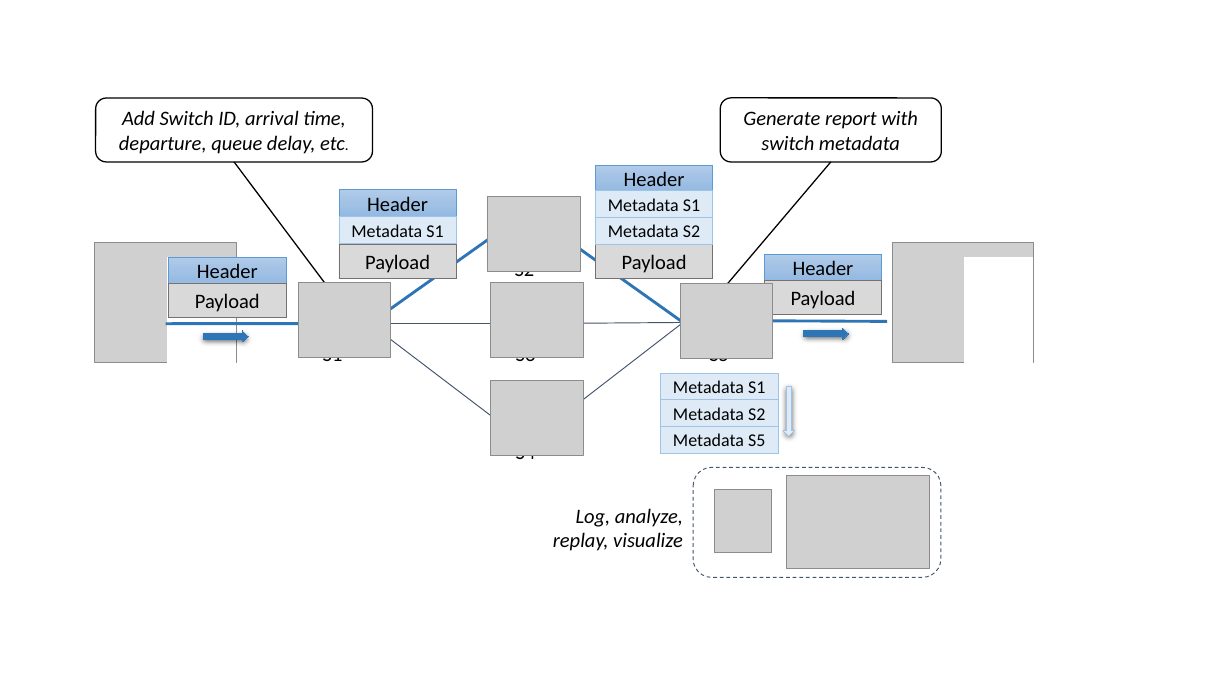
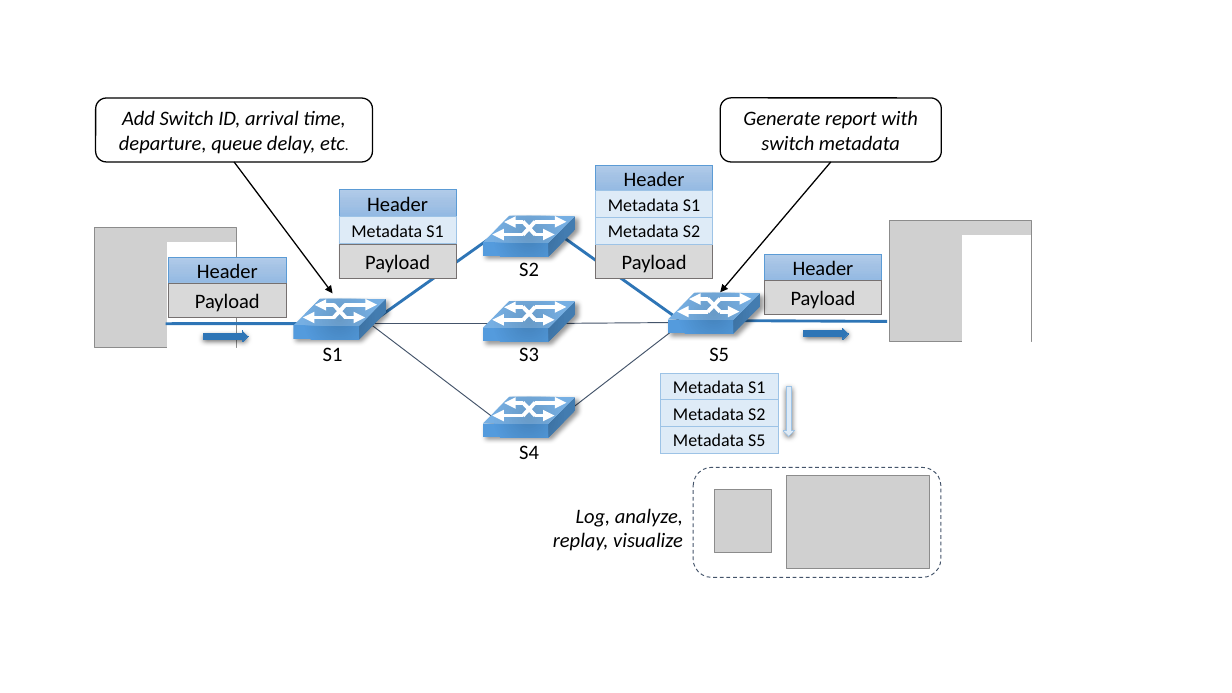
Before and after one commit to SystemsApproach/sdn, a slide deck: slide 38 of figures-alt.pptx. Drawn at 1232x693 pixels with LibreOffice and Linux fonts; fonts in the diff are those of the drawing; grey boxes stand for pictures. Boxes give left, top, right and bottom in pixels: in the first picture for what was removed or moved away, otherwise in the second. Text is boxed around its words. In the diff, an @@ line names an element or a change of style, - is before the commit and + after.

```diff
--- a/figures-alt.pptx
+++ b/figures-alt.pptx
@@ picture removed at box(488, 197, 580, 272) @@
@@ picture: place and size @@
-picture at box(95, 242, 237, 363)
+picture at box(95, 227, 237, 348)
@@ group added at box(483, 216, 576, 257): 4 arrows, 2 lines, 1 cube @@
@@ picture: place and size @@
-picture at box(893, 242, 1034, 363)
+picture at box(890, 221, 1031, 342)
@@ rectangle: place and size @@
-rectangle at box(965, 258, 1032, 363)
+rectangle at box(963, 237, 1031, 342)
@@ rectangle: place and size @@
-rectangle at box(167, 258, 235, 363)
+rectangle at box(167, 242, 235, 348)
@@ 3 texts: place and size @@
-3 texts at box(515, 271, 536, 465)
+3 texts at box(519, 262, 539, 459)
@@ picture removed at box(299, 283, 391, 358) @@
@@ picture removed at box(491, 283, 583, 358) @@
@@ picture removed at box(680, 284, 773, 359) @@
@@ group added at box(668, 293, 761, 334): 4 arrows, 2 lines, 1 cube @@
@@ group added at box(294, 299, 386, 339): 4 arrows, 2 lines, 1 cube @@
@@ group added at box(483, 301, 576, 342): 4 arrows, 2 lines, 1 cube @@
@@ picture removed at box(491, 381, 583, 456) @@
@@ group added at box(483, 397, 576, 438): 4 arrows, 2 lines, 1 cube @@
```
Also in this commit, not shown: 7 other slides changed, 25 other files.
